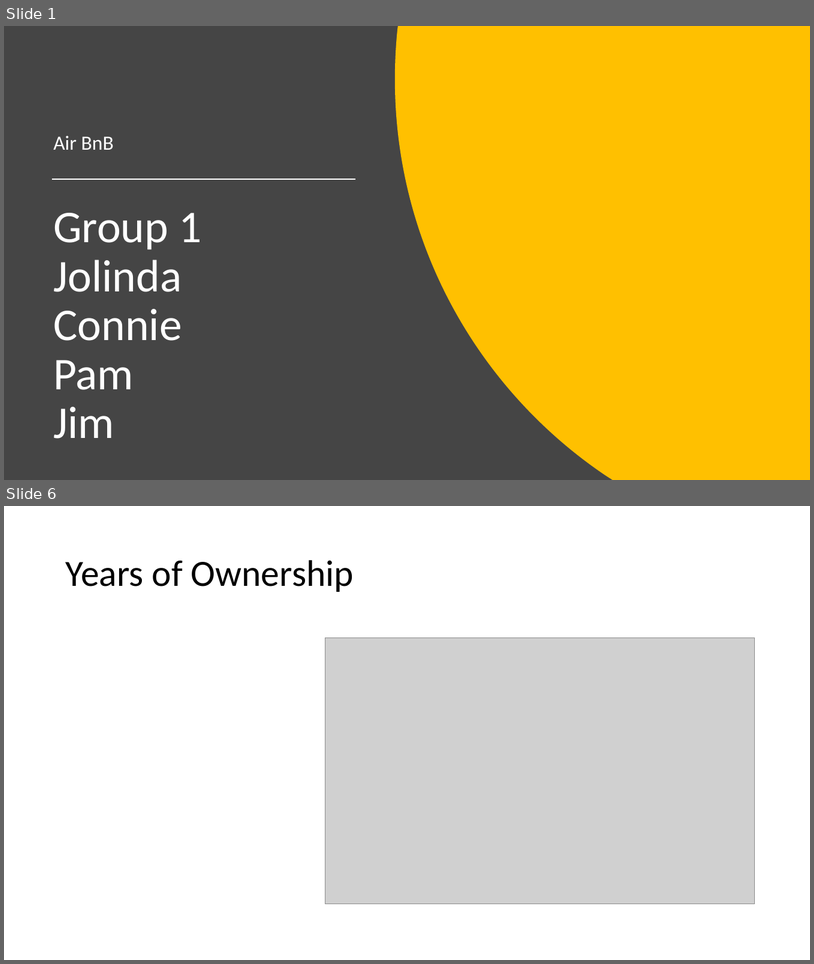
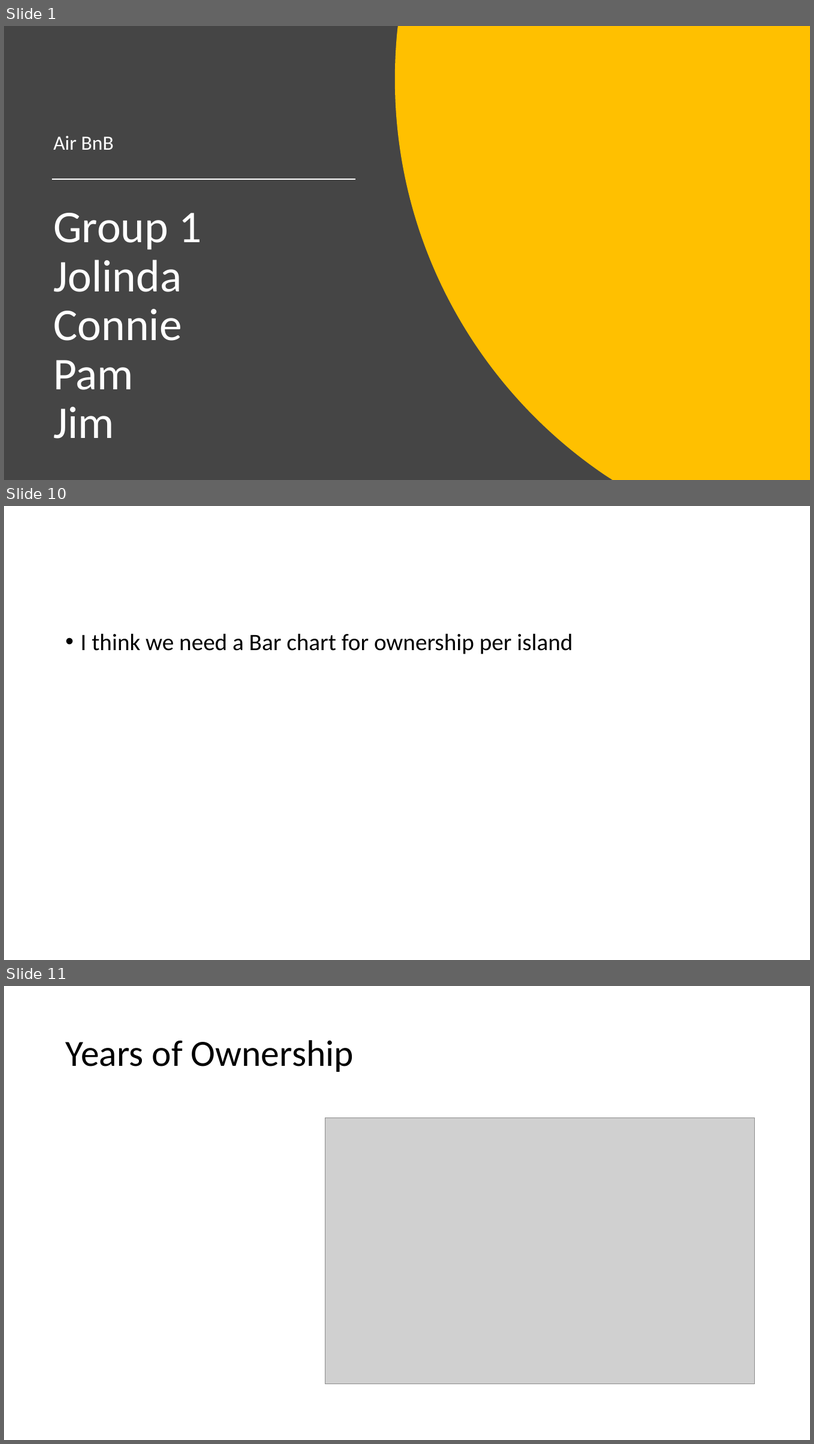
Before and after one commit to jaminiowa/Group-1-Project, a slide deck: Group 1 - AirBnB Presentation.pptx. Shown one above the other, each under a label of ours: slides 1 and 6 before the commit, slides 1, 10 and 11 after it; the slides between them are not shown. The pictures are 814x964 and 814x1444 pixels, drawn with LibreOffice and Linux fonts; fonts in the diff are those of the drawing; grey boxes stand for pictures. Boxes give left, top, right and bottom in pixels: in the first picture for what was removed or moved away, otherwise in the second. Text is boxed around its words. In the diff, an @@ line names an element or a change of style, - is before the commit and + after.

```diff
--- a/Group 1 - AirBnB Presentation.pptx
+++ b/Group 1 - AirBnB Presentation.pptx
@@ slide 10 added at box(4, 506, 810, 960), background #FFFFFF @@
@@ text added at box(81, 633, 573, 654), 28 pt, text #000000 @@
+• I think we need a Bar chart for ownership per island
@@ what was slide 6 is now slide 11 @@
```
Also in this commit, not shown: 4 slides changed, 5 other slides added.
